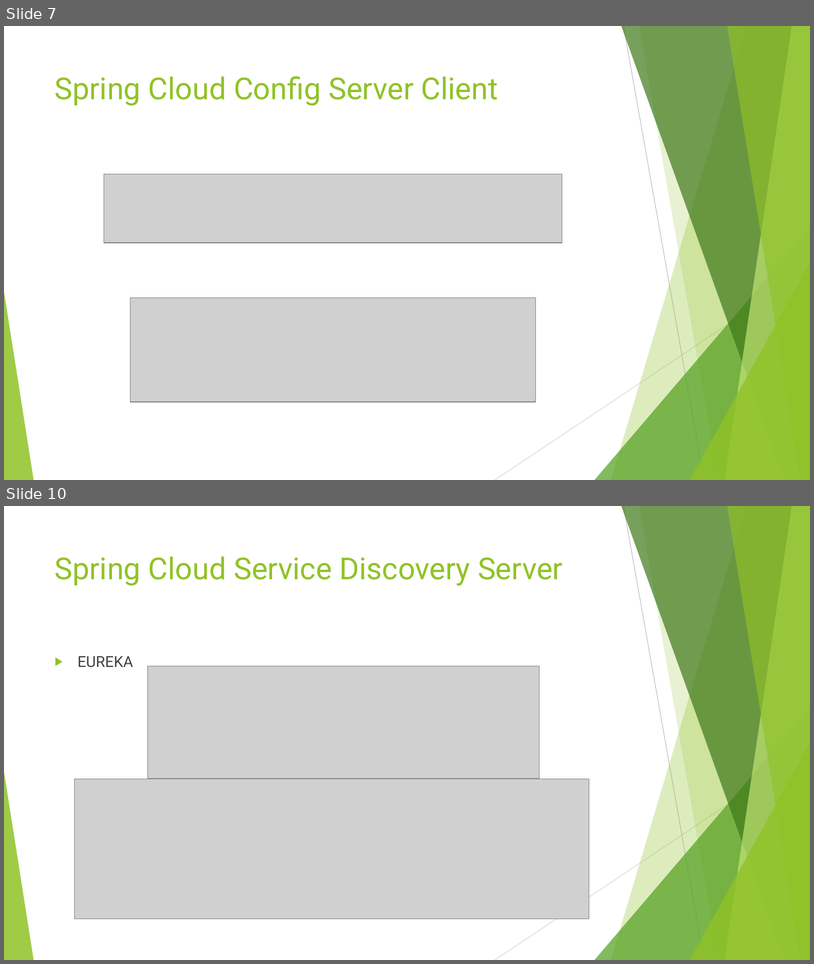
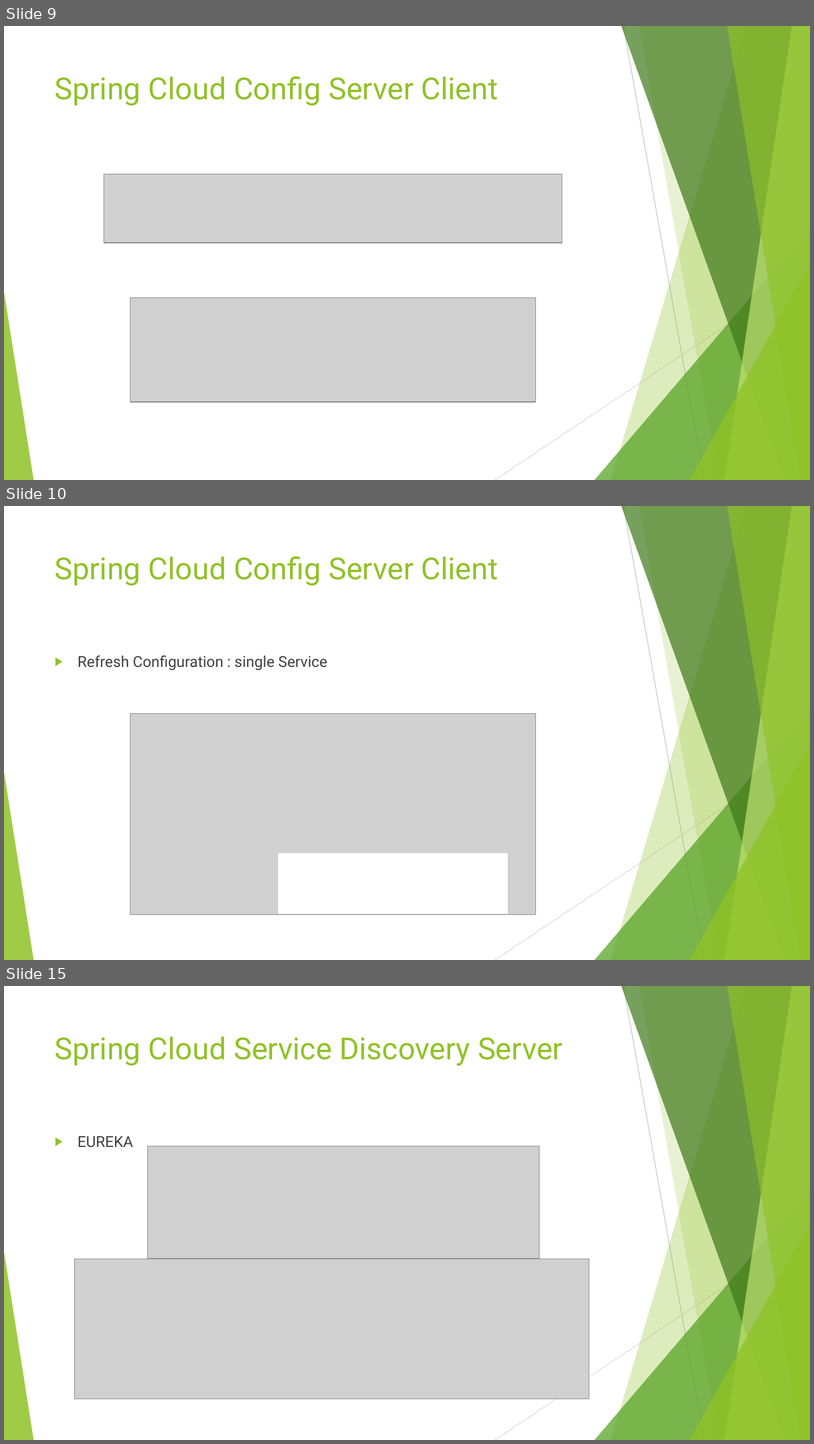
Before and after one commit to brrshh/configuration, a slide deck: Spring Cloud.pptx. Shown one above the other, each under a label of ours: slides 7 and 10 before the commit, slides 9, 10 and 15 after it; the slides between them are not shown. The pictures are 814x964 and 814x1444 pixels, drawn with LibreOffice and Linux fonts; fonts in the diff are those of the drawing; grey boxes stand for pictures. Boxes give left, top, right and bottom in pixels: in the first picture for what was removed or moved away, otherwise in the second. Text is boxed around its words. In the diff, an @@ line names an element or a change of style, - is before the commit and + after.

```diff
--- a/Spring Cloud.pptx
+++ b/Spring Cloud.pptx
@@ slide 10 added at box(4, 506, 810, 960), background #FFFFFF; not listed: 10 template elements that a slide beside it also shows @@
@@ title added at box(55, 556, 498, 586), 36 pt, text #90C226 @@
+Spring Cloud Config Server Client
@@ text added at box(78, 655, 327, 670), 18 pt, text #404040 @@
+▶ Refresh Configuration : single Service
@@ picture added at box(131, 714, 536, 915) @@
@@ rectangle added at box(279, 853, 507, 913), fill #FFFFFF, outline #FFFFFF 1.5 pt @@
@@ what was slide 7 is now slide 9 @@
@@ what was slide 10 is now slide 15 @@
```
Also in this commit, not shown: 8 slides changed, 9 other slides added, 29 other files.
